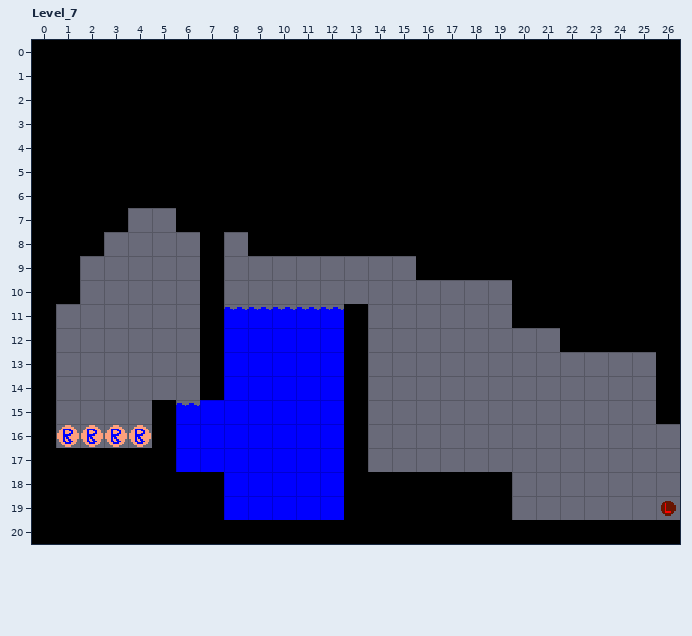
Two versions of a level (LDtk project, Assets/Game/World/LDtk/Forest.ldtk). The picture above was drawn from the file before the commit.
Cells are 16x16 px. Shown: Level_7 x 0..26, y 0..20. The commit also changed other parts of the map, which this record leaves out.
After the commit:
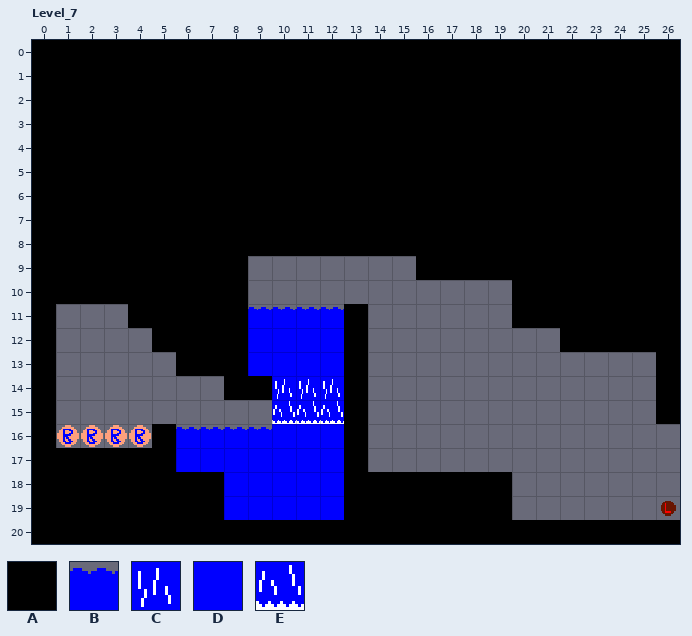
Key: from "Ground": A 0; from "Water": B 0, C 1, D 2, E 3.
_ is an empty cell, . an unchanged one.
Difference:
--- layer "Ground"
@@ x 2..9 @@
- 7 ..__....
- 8 .____._.
- 9 _____._.
-10 _____._.
-11 ..___._.
-12 ...__._.
-13 ...._._.
-14 .....A__
-15 ...A....
+ 7 ..AA....
+ 8 .AAAA.A.
+ 9 AAAAA.A.
+10 AAAAA.A.
+11 ..AAA.A.
+12 ...AA.A.
+13 ....A.A.
+14 ....._AA
+15 ..._....
--- layer "Water"
@@ x 6..12 @@
-11 ..B....
-12 ..D....
-13 ..D....
-14 ..DDDDD
-15 BDDDDDD
-16 DDDD...
+11 .._....
+12 .._....
+13 .._....
+14 ..__CCC
+15 ____EEE
+16 BBBB...
Pixel boxes of the changes (left, top, right, bottom) in both pictures:
changed: (80, 208, 344, 430)
